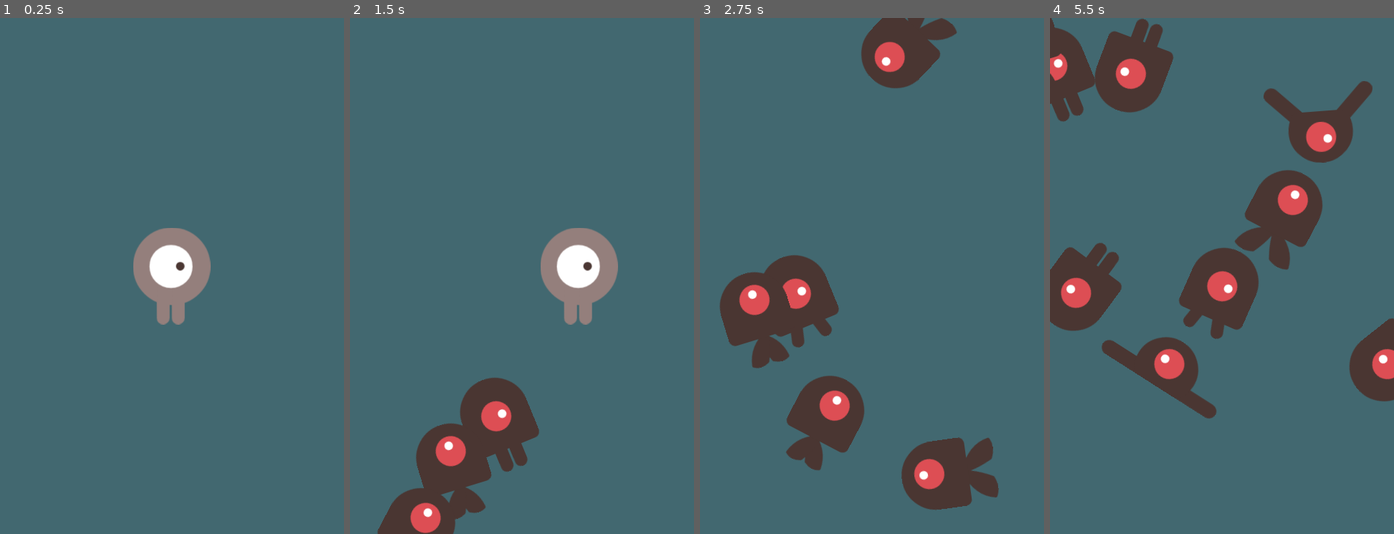
Above: before the commit, frames 1-4 (left to right).
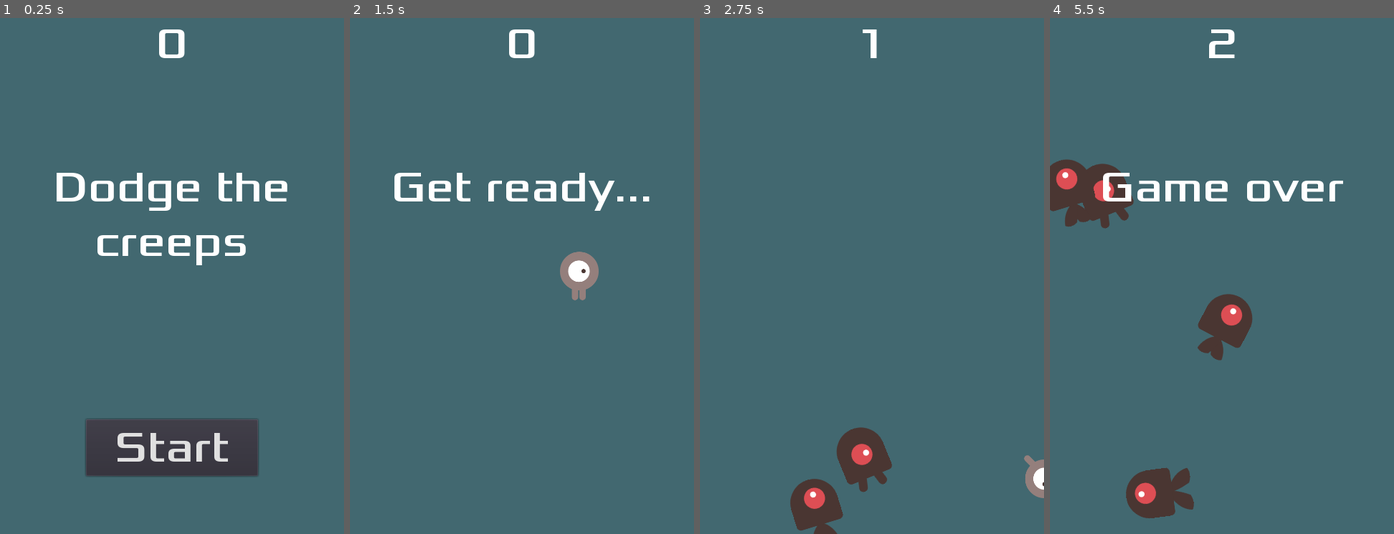
Above: after the commit, the same moments.

Repository: LeonardoZanotti/dodge-the-creeps
Game: Godot game, scene res://Main.tscn
Two runs of this game, one before a commit and one after it. Both use one fixed random seed, a clock stepped at 60 frames per second and the inputs below.
Inputs (mouse positions are in pixels of both pictures, inside the frame that each line leads up to):
- Up to frame 1 (0.25 s): no input
- Up to frame 2 (1.5 s): click (522, 446) at 0.5 s, where only the run after the commit has a clickable "Start"; hold D (move_right) from 1.28 s (still down)
- Up to frame 3 (2.75 s): release D (move_right) at 2.03 s; hold S (move_down) from 2.03 s (still down)
- Up to frame 4 (5.5 s): release S (move_down) at 2.78 s; hold D (move_right) 2.78-3.53 s; hold W (move_up) 3.53-4.28 s; hold A (move_left) from 4.28 s (still down)

The runs differ from the first frame. In frame 1, 11% of the frame differs, in the area x 16-84%, y 2-89%; in frame 2, 11%; in frame 3, 16%; in frame 4, 24%, in the area x 0-100%, y 0-97%.

Commit message:
finished the game

Diff:
--- a/HUD.gd
+++ b/HUD.gd
@@ -1 +1,26 @@
 extends CanvasLayer
+
+signal start_game
+
+func update_score(score):
+	$ScoreLabel.text = str(score)
+
+func show_message(text):
+	$MessageLabel.text = text
+	$MessageLabel.show()
+	$MessageTimer.start()
+
+func show_game_over():
+	show_message("Game over")
+	yield($MessageTimer, "timeout")
+	$MessageLabel.text = "Dodge the creeps"
+	$MessageLabel.show()
+	yield(get_tree().create_timer(1.0), "timeout")
+	$Start.show()
+
+func _on_Start_pressed():
+	$Start.hide()
+	emit_signal("start_game")
+
+func _on_MessageTimer_timeout():
+	$MessageLabel.hide()
--- a/HUD.tscn
+++ b/HUD.tscn
@@ -1,24 +1,28 @@
-[gd_scene load_steps=3 format=2]
+[gd_scene load_steps=4 format=2]
 
 [ext_resource path="res://fonts/xolonium-regular.ttf" type="DynamicFontData" id=1]
+[ext_resource path="res://HUD.gd" type="Script" id=2]
 
 [sub_resource type="DynamicFont" id=1]
 size = 60
 font_data = ExtResource( 1 )
 
 [node name="HUD" type="CanvasLayer"]
+script = ExtResource( 2 )
 
 [node name="MessageLabel" type="Label" parent="."]
 anchor_left = 0.5
 anchor_top = 0.5
 anchor_right = 0.5
 anchor_bottom = 0.5
-margin_left = -56.5
-margin_top = -7.0
-margin_right = 56.5
-margin_bottom = 7.0
+margin_left = -240.0
+margin_top = -160.0
+margin_right = 240.0
+margin_bottom = -11.0
 custom_fonts/font = SubResource( 1 )
 text = "Dodge the creeps"
+align = 1
+autowrap = true
 __meta__ = {
 "_edit_use_anchors_": false
 }
@@ -26,26 +30,34 @@
 [node name="ScoreLabel" type="Label" parent="."]
 anchor_left = 0.5
 anchor_right = 0.5
-margin_left = -20.0
-margin_right = 23.0
+margin_left = -240.0
+margin_right = 240.0
 margin_bottom = 73.0
 custom_fonts/font = SubResource( 1 )
 text = "0"
+align = 1
 __meta__ = {
 "_edit_use_anchors_": false
 }
 
 [node name="Start" type="Button" parent="."]
 anchor_left = 0.5
-anchor_top = 0.5
+anchor_top = 0.485
 anchor_right = 0.5
-anchor_bottom = 0.5
-margin_left = -20.0
-margin_top = 40.0
-margin_right = -8.0
-margin_bottom = 60.0
+anchor_bottom = 0.485
+margin_left = -120.0
+margin_top = 210.8
+margin_right = 120.0
+margin_bottom = 289.8
 custom_fonts/font = SubResource( 1 )
 text = "Start"
 __meta__ = {
 "_edit_use_anchors_": false
 }
+
+[node name="MessageTimer" type="Timer" parent="."]
+wait_time = 2.0
+one_shot = true
+
+[connection signal="pressed" from="Start" to="." method="_on_Start_pressed"]
+[connection signal="timeout" from="MessageTimer" to="." method="_on_MessageTimer_timeout"]
--- a/Main.gd
+++ b/Main.gd
@@ -2,8 +2,29 @@
 
 export (PackedScene) var mob_scene
 
+var score = 0
+
 func _ready():
 	randomize()
+
+func new_game():
+	score = 0
+	$HUD.update_score(score)
+	get_tree().call_group("mobs", "queue_free")
+	$Player.start($StartPosition.position)
+	$StartTimer.start()
+	$Music.play()
+	$HUD.show_message("Get ready...")
+	yield($StartTimer, "timeout")
+	$ScoreTimer.start()
+	$MobTimer.start()
+
+func game_over():
+	$ScoreTimer.stop()
+	$MobTimer.stop()
+	$HUD.show_game_over()
+	$Music.stop();
+	$DeathSound.play()
 
 func _on_MobTimer_timeout():
 	var mob_spawn_location = $MobPath/MobSpawnLocation
@@ -20,3 +41,8 @@
 
 	var velocity = Vector2(rand_range(mob.min_speed, mob.max_speed), 0)
 	mob.linear_velocity = velocity.rotated(rotation)
+
+
+func _on_ScoreTimer_timeout():
+	score += 1
+	$HUD.update_score(score)
--- a/Main.tscn
+++ b/Main.tscn
@@ -1,8 +1,11 @@
-[gd_scene load_steps=5 format=2]
+[gd_scene load_steps=8 format=2]
 
 [ext_resource path="res://Main.gd" type="Script" id=1]
 [ext_resource path="res://Mob.tscn" type="PackedScene" id=2]
 [ext_resource path="res://Player.tscn" type="PackedScene" id=3]
+[ext_resource path="res://HUD.tscn" type="PackedScene" id=4]
+[ext_resource path="res://art/house-in-a-forest-loop.ogg" type="AudioStream" id=5]
+[ext_resource path="res://art/game-over.wav" type="AudioStream" id=6]
 
 [sub_resource type="Curve2D" id=1]
 _data = {
@@ -28,9 +31,27 @@
 
 [node name="MobTimer" type="Timer" parent="."]
 wait_time = 0.5
-autostart = true
 
 [node name="Player" parent="." instance=ExtResource( 3 )]
-position = Vector2( 239.685, 360 )
+position = Vector2( -80, 80 )
+
+[node name="HUD" parent="." instance=ExtResource( 4 )]
+
+[node name="ScoreTimer" type="Timer" parent="."]
+
+[node name="StartTimer" type="Timer" parent="."]
+one_shot = true
+
+[node name="StartPosition" type="Position2D" parent="."]
+position = Vector2( 240, 360 )
+
+[node name="Music" type="AudioStreamPlayer" parent="."]
+stream = ExtResource( 5 )
+
+[node name="DeathSound" type="AudioStreamPlayer" parent="."]
+stream = ExtResource( 6 )
 
 [connection signal="timeout" from="MobTimer" to="." method="_on_MobTimer_timeout"]
+[connection signal="hit" from="Player" to="." method="game_over"]
+[connection signal="start_game" from="HUD" to="." method="new_game"]
+[connection signal="timeout" from="ScoreTimer" to="." method="_on_ScoreTimer_timeout"]
--- a/Mob.tscn
+++ b/Mob.tscn
@@ -27,8 +27,8 @@
 } ]
 
 [sub_resource type="CapsuleShape2D" id=2]
-radius = 45.1813
-height = 35.6038
+radius = 31.2553
+height = 23.636
 
 [node name="Mob" type="RigidBody2D" groups=[
 "mobs",
@@ -38,6 +38,7 @@
 script = ExtResource( 7 )
 
 [node name="AnimatedSprite" type="AnimatedSprite" parent="."]
+scale = Vector2( 0.7, 0.7 )
 frames = SubResource( 1 )
 animation = "swim"
 
--- a/Player.gd
+++ b/Player.gd
@@ -6,6 +6,7 @@
 var screen_size = Vector2.ZERO
 
 func _ready():
+	hide()
 	screen_size = get_viewport_rect().size
 
 func _process(delta):
--- a/Player.tscn
+++ b/Player.tscn
@@ -20,13 +20,14 @@
 } ]
 
 [sub_resource type="CapsuleShape2D" id=2]
-radius = 55.6651
-height = 25.2387
+radius = 26.6869
+height = 15.1593
 
 [node name="Player" type="Area2D"]
 script = ExtResource( 5 )
 
 [node name="AnimatedSprite" type="AnimatedSprite" parent="."]
+scale = Vector2( 0.5, 0.5 )
 frames = SubResource( 1 )
 animation = "right"
 
